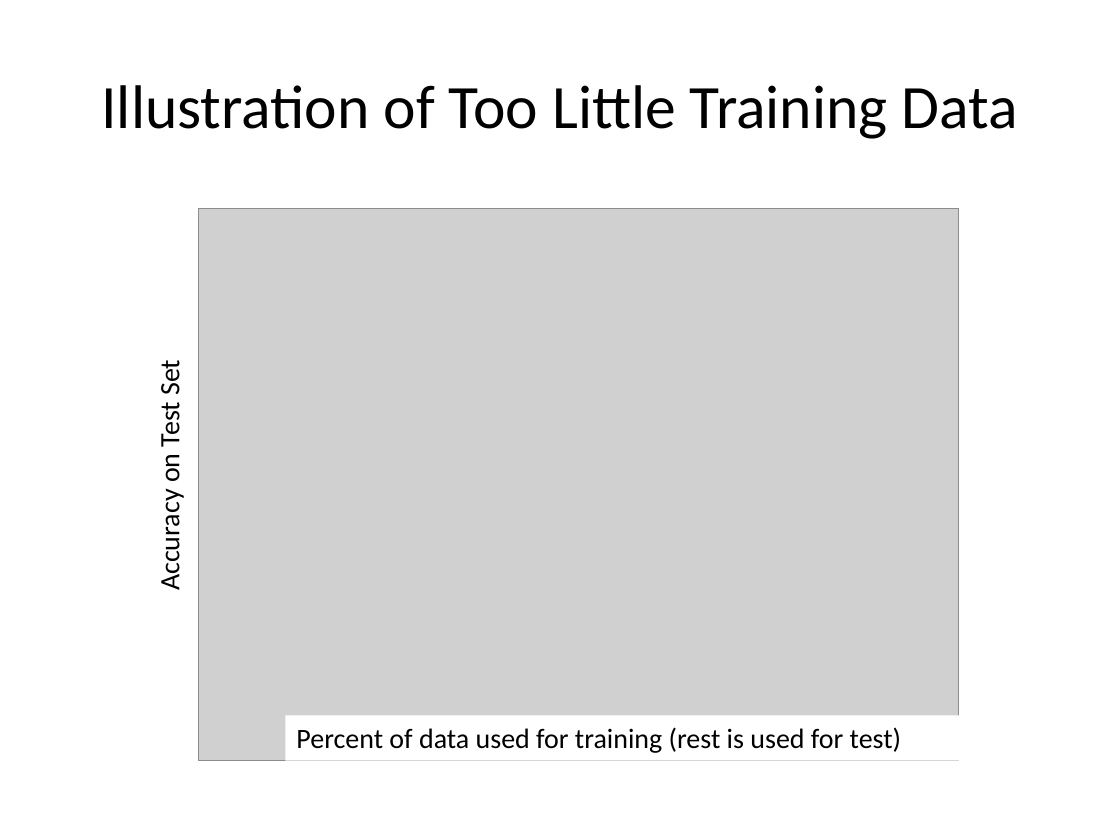
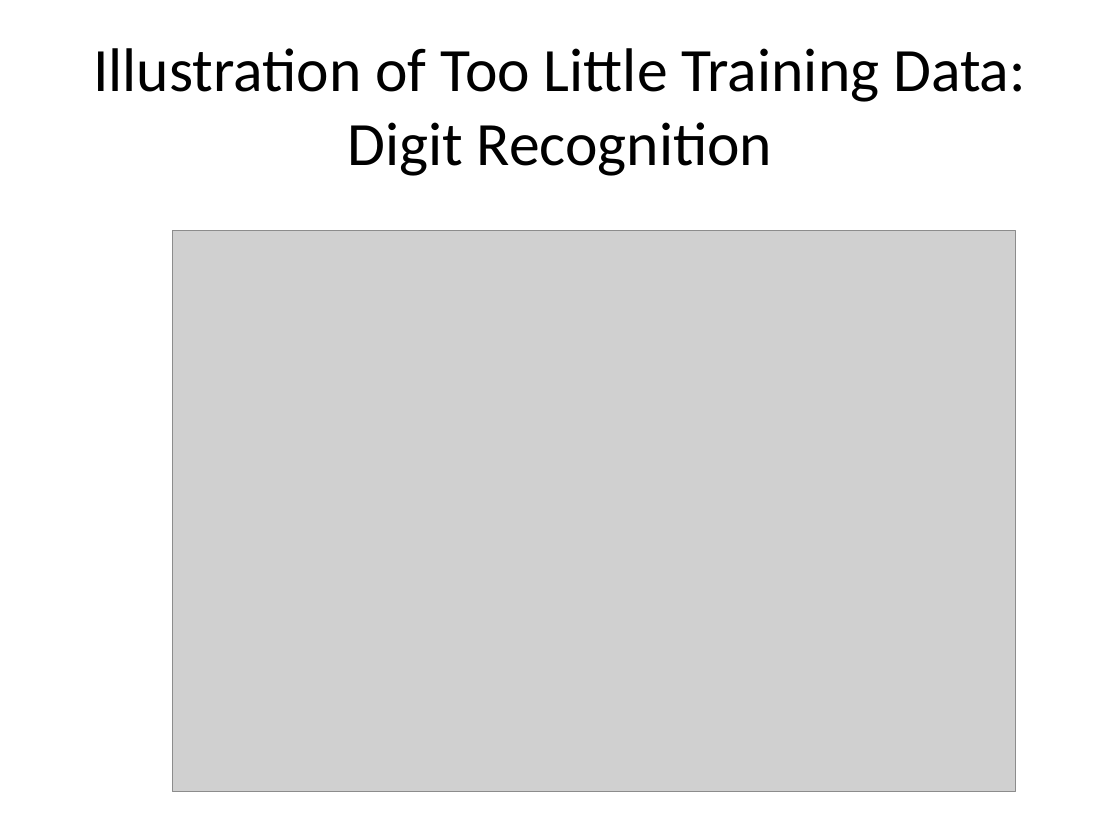
Before and after one commit to paulruvolo/DataScienceMaterials, a slide deck: slide 26 of machine_learning_lecture_1/slides_ml_01.pptx (slide 24 before the commit). Drawn at 1120x840 pixels with LibreOffice and Linux fonts; fonts in the diff are those of the drawing; grey boxes stand for pictures. Boxes give left, top, right and bottom in pixels: in the first picture for what was removed or moved away, otherwise in the second. Text is boxed around its words. In the diff, an @@ line names an element or a change of style, - is before the commit and + after.

```diff
--- a/machine_learning_lecture_1/slides_ml_01.pptx
+++ b/machine_learning_lecture_1/slides_ml_01.pptx
@@ title at [93, 48, 1026, 176]: text changed @@
-Illustration of Too Little Training Data
+Illustration of Too Little Training Data: Digit Recognition
@@ picture: place and size @@
-picture at [198, 208, 959, 760]
+picture at [172, 231, 1016, 792]
@@ rectangle removed at [146, 277, 190, 601] @@
-Accuracy on Test Set
@@ rectangle removed at [286, 716, 1019, 760] @@
-Percent of data used for training (rest is used for test)
```
Also in this commit, not shown: 6 other slides changed, 3 slides added, 1 slide removed.
